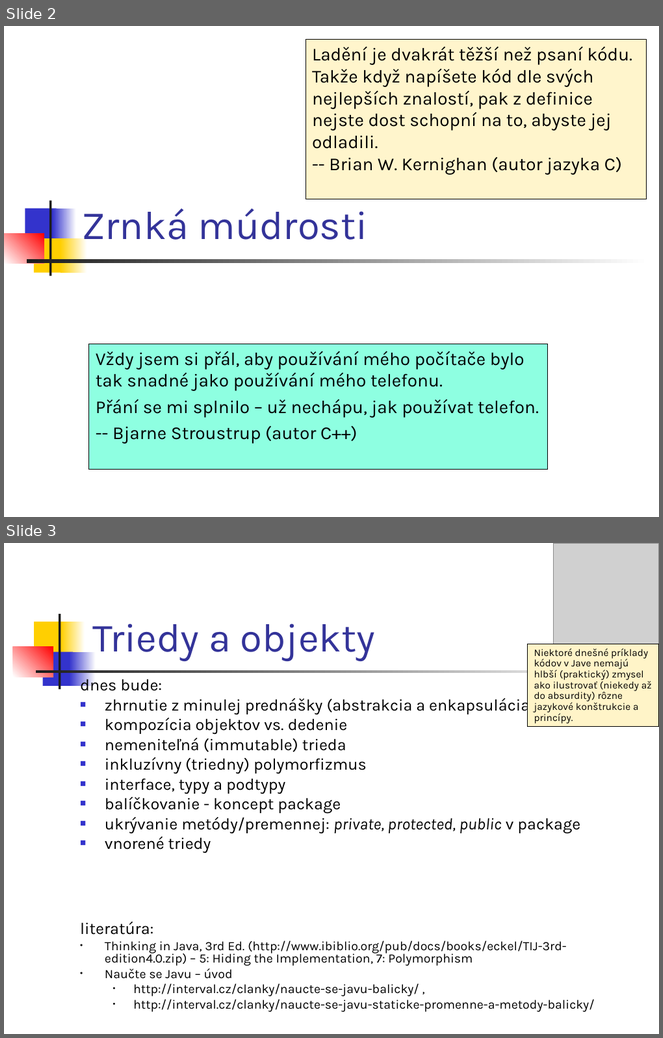
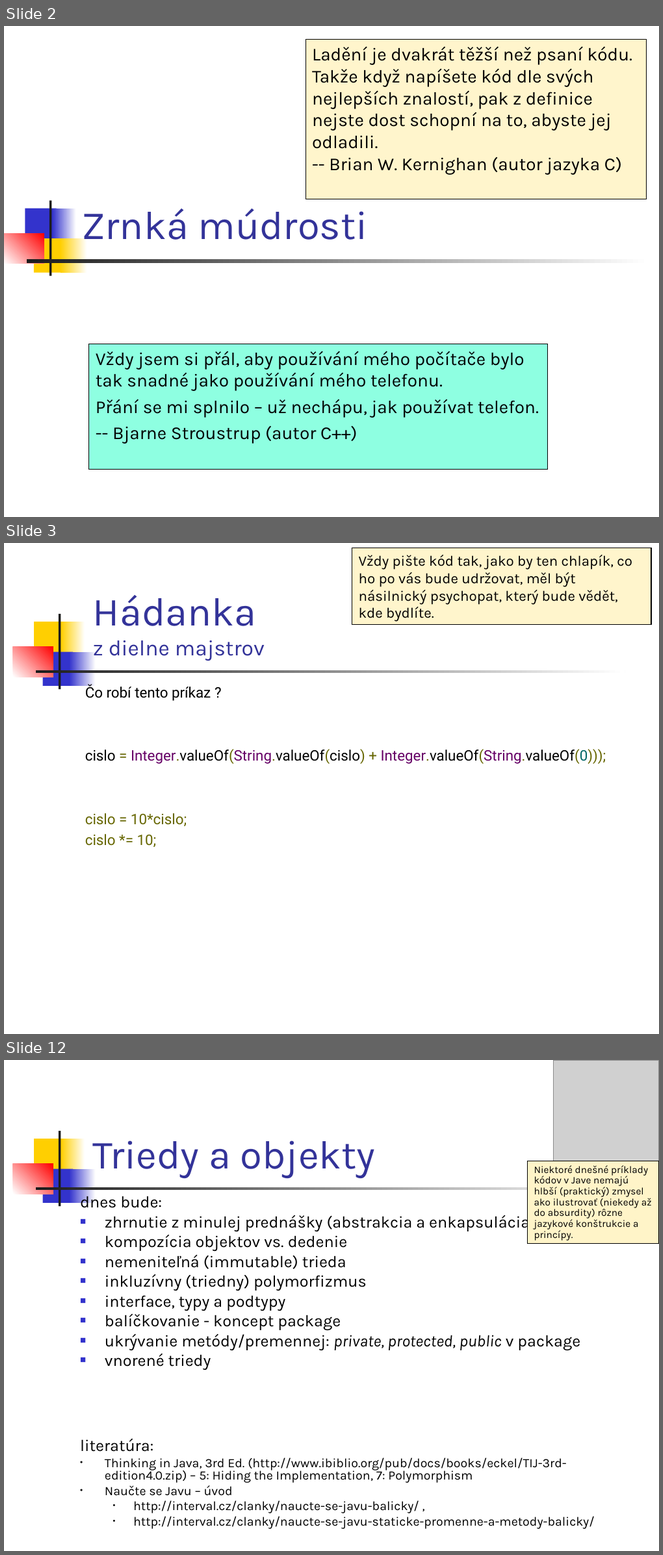
Before and after one commit to Programovanie4/Prednasky, a slide deck: 04/04_java.ppt. Shown one above the other, each under a label of ours: slides 2 and 3 before the commit, slides 2, 3 and 12 after it; the slides between them are not shown. The pictures are 663x1038 and 663x1555 pixels, drawn with LibreOffice and Linux fonts; fonts in the diff are those of the drawing; grey boxes stand for pictures. Boxes give left, top, right and bottom in pixels: in the first picture for what was removed or moved away, otherwise in the second. Text is boxed around its words. In the diff, an @@ line names an element or a change of style, - is before the commit and + after.

```diff
--- a/04/04_java.ppt
+++ b/04/04_java.ppt
@@ slide 3 added at [4,543,659,1034], background #FFFFFF; not listed: 7 template elements that a slide beside it also shows @@
@@ rectangle added at [352,548,651,625], fill #FFF5CC, outline #000000 0.74 pt, 16 pt, text #000000 @@
+Vždy pište kód tak, jako by ten chlapík, co ho po vás bude udržovat, měl být násilnický psychopat, který bude vědět, kde bydlíte.
@@ title added at [93,595,265,661], 24 pt, text #333399 @@
+Hádanka
+z dielne majstrov
@@ text added at [85,684,607,847], 16 pt, text #000000 @@
+Čo robí tento príkaz ?
+cislo = Integer.valueOf(String.valueOf(cislo) + Integer.valueOf(String.valueOf(0)));
+cislo = 10*cislo;
+cislo *= 10;
@@ what was slide 3 is now slide 12 @@
```
Also in this commit, not shown: 1 slide changed, 10 other slides added, 1 slide removed, 2 other files.
